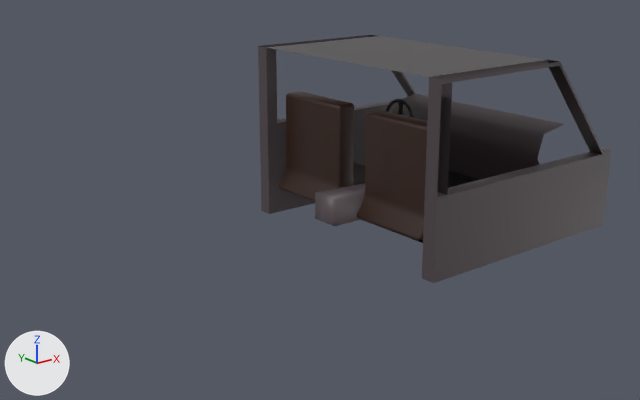
One commit to the Blender file SourceAssets/Vehicles/ElpWhip/ElpWhip_Mesh.blend: the scene before it, then after it.
Before and after are seen from a camera (50 mm lens) standing at (-17.3, -20.1, 8.09) and looking at (-1.16, 0.08, 0.02). Every picture has the same lights, and +X, +Y and +Z are marked at lower left. The picture after the commit comes second.
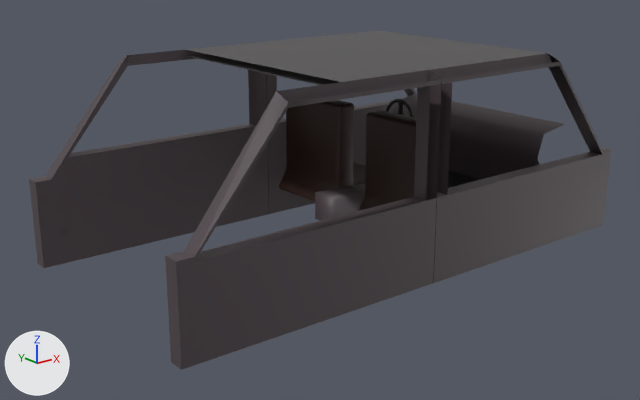
Pixel boxes [x1, y1, x2, y2] of what changed, in the pictures (640 x 400 px; the box of a moved part takes in the faces that stretch with it):
'Cube', reshaped (65% wider, 37% taller)
    before: [258, 35, 611, 283]
    after: [29, 31, 611, 370]
part 1 of me_cube, added
    after: [29, 50, 269, 268]
part 2 of me_cube, added
    after: [165, 70, 441, 370]
part 3 of me_cube, moved or reshaped
    before: [258, 35, 560, 198]
    after: [186, 31, 560, 195]

The change in detail:
me_cube is used by ob_cube; location (0.0, 0.0, 0.0).
me_cube had 1474 vertices, 1459 faces and spanned x -1.0..7.55, y -4.13..4.21, z -1.89..4.2.
me_cube now has 1552 vertices, 1522 faces and spans x -8.52..7.55, y -4.13..4.21, z -1.89..4.39.
me_cube part 1: a new loose piece of 36 vertices spanning x -8.52..-0.49, y 3.74..4.21, z -1.52..4.39, in mat_material (picture img_elpwhip_albedo).
me_cube part 2: a new loose piece of 32 vertices spanning x -8.52..-0.49, y -4.13..-3.67, z -1.52..4.39, in mat_material (picture img_elpwhip_albedo).
Part 3, on me_cube:
16 faces are deleted.
4 vertices are added at (-3.5, 3.74, 4.39), (-3.5, -3.67, 4.39), (-3.5, 3.74, 4.2), (-3.5, -3.67, 4.2).
6 new vertices lie (0.0, 0.0, 0.31) away from vertices in x -0.48..4.48, y -3.67..3.74, z 4.08.
19 new faces join them.
